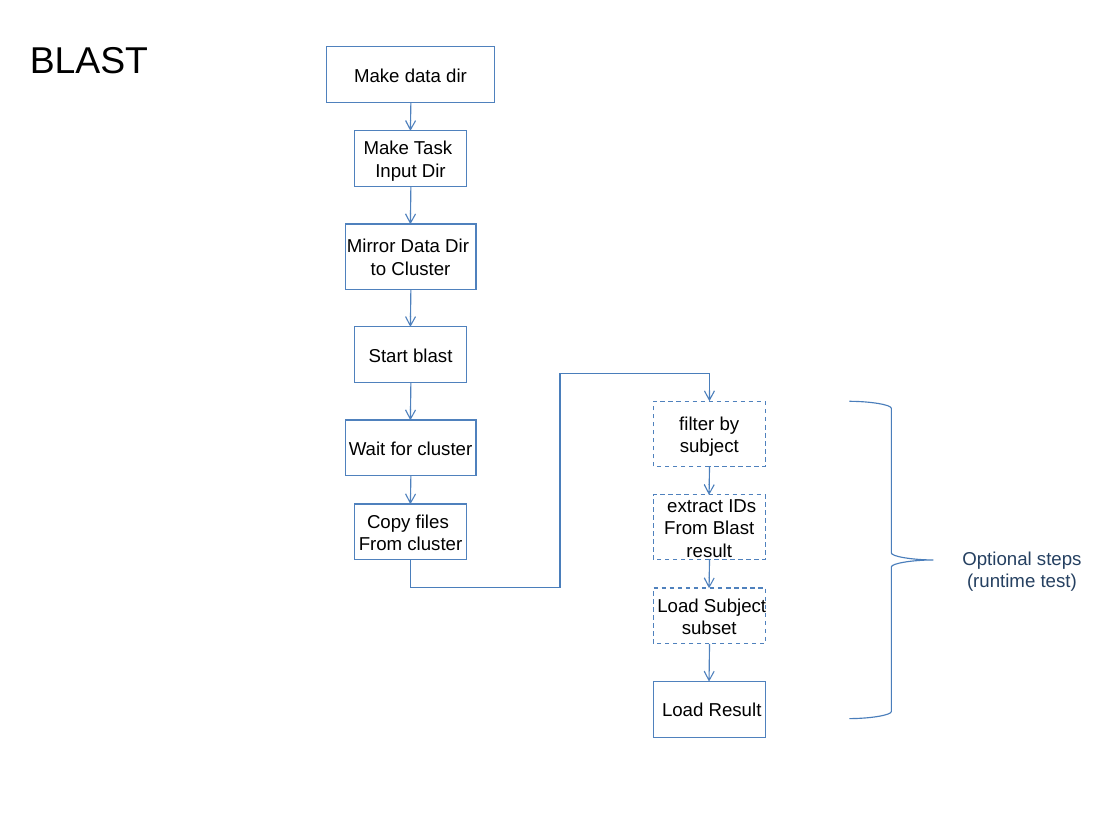
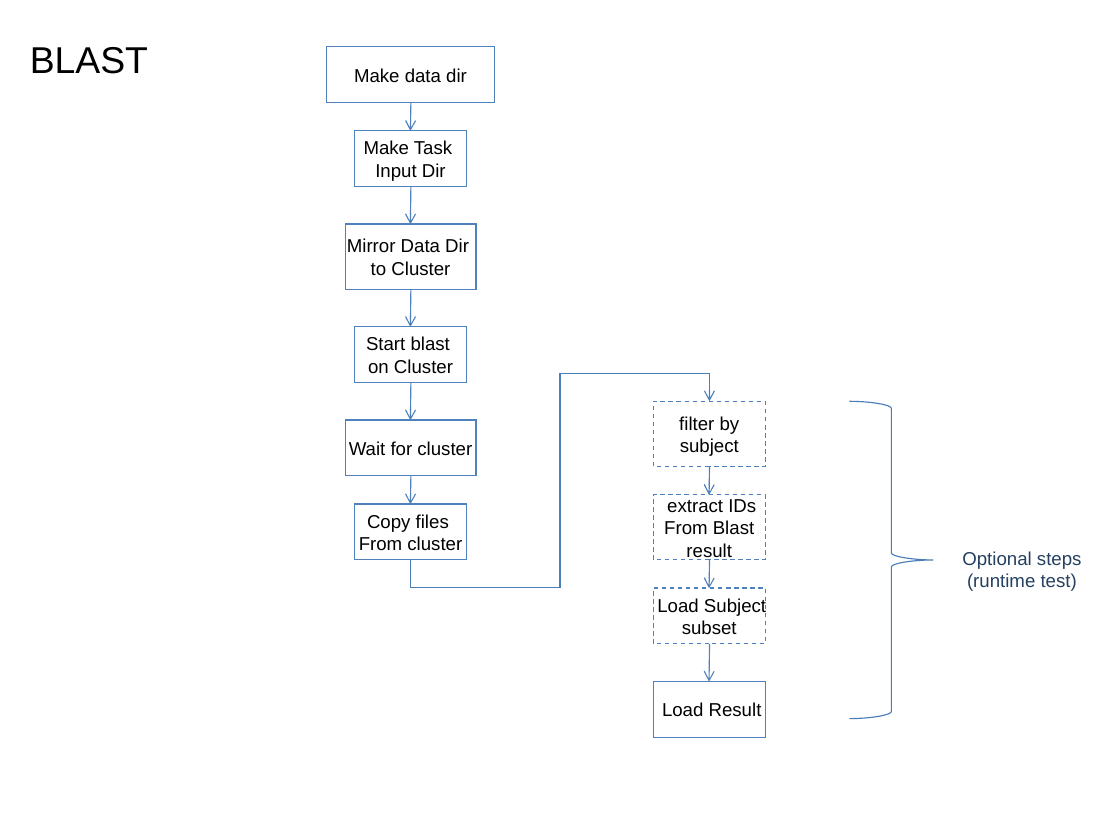
Before and after one commit to VEuPathDB/ApiCommonWorkflow, a slide deck: slide 18 of Main/doc/IntegratedWorkflow.ppt (slide 17 before the commit). Drawn at 1120x840 pixels with LibreOffice and Linux fonts; fonts in the diff are those of the drawing. Boxes give left, top, right and bottom in pixels: in the first picture for what was removed or moved away, otherwise in the second. Text is boxed around its words. In the diff, an @@ line names an element or a change of style, - is before the commit and + after.

```diff
--- a/Main/doc/IntegratedWorkflow.ppt
+++ b/Main/doc/IntegratedWorkflow.ppt
@@ text in rectangle at [368,359,453,374]: paragraph added @@
+on Cluster
```
Also in this commit, not shown: 11 other slides changed, 3 slides added, 2 slides removed.
